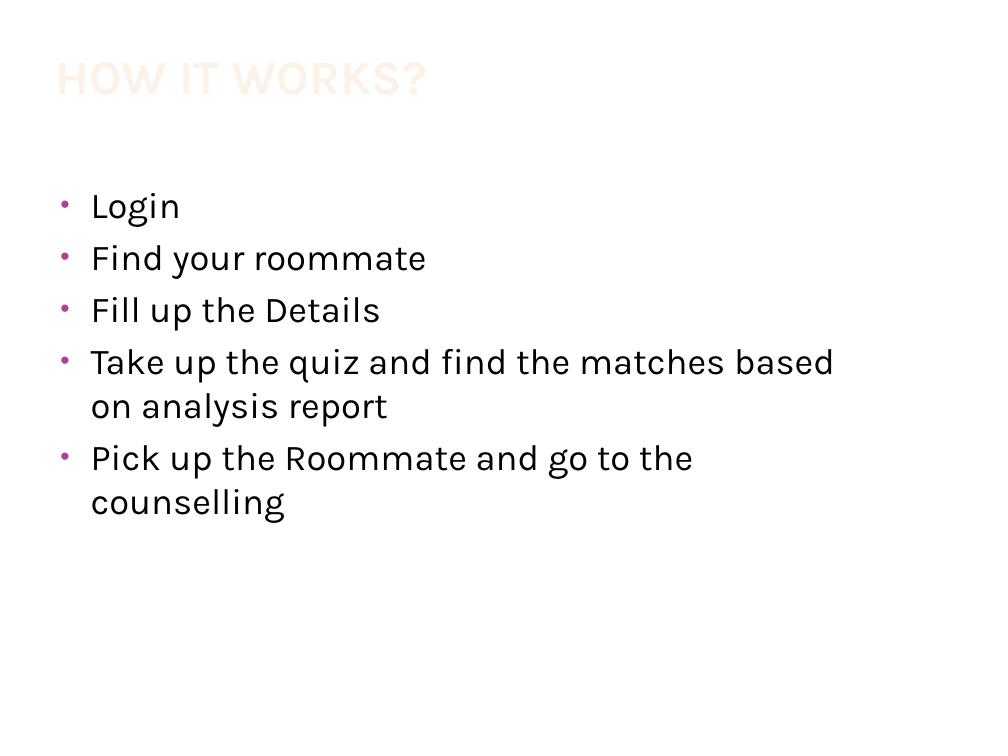
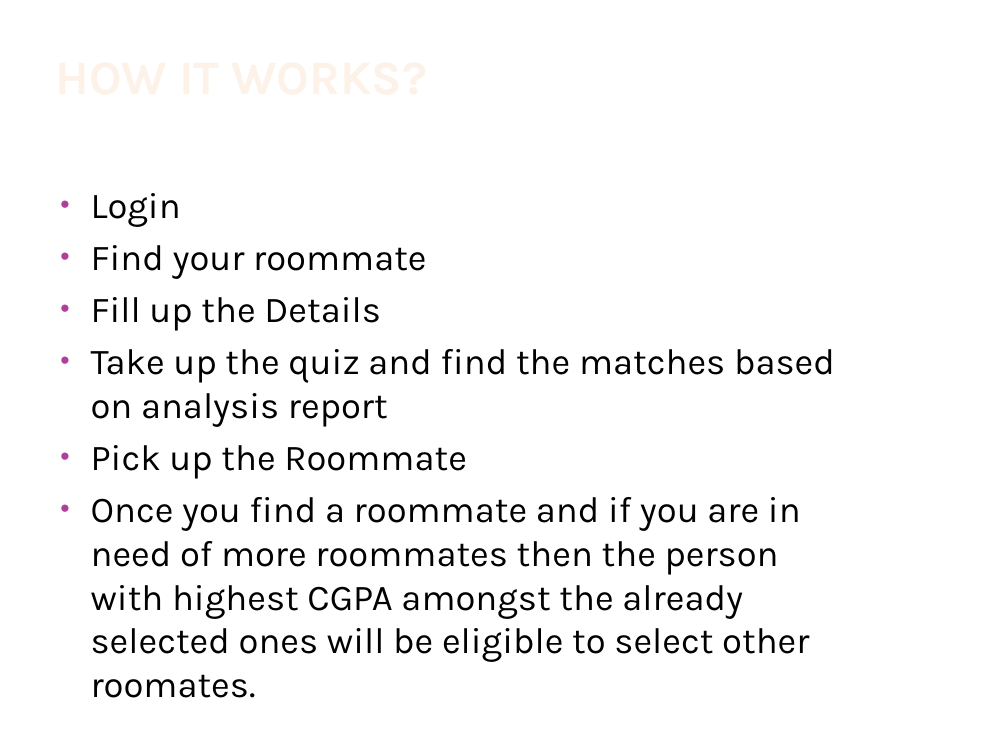
Before and after one commit to IshitaGuptaa/Team-7, a slide deck: slide 4 of Room Allocation Aid.pptx. Drawn at 1008x756 pixels with LibreOffice and Linux fonts; fonts in the diff are those of the drawing; background and template pictures are left out. Boxes give left, top, right and bottom in pixels: in the first picture for what was removed or moved away, otherwise in the second. Text is boxed around its words. In the diff, an @@ line names an element or a change of style, - is before the commit and + after.

```diff
--- a/Room Allocation Aid.pptx
+++ b/Room Allocation Aid.pptx
@@ text at (x1=91, y1=445, x2=809, y2=698): text changed @@
-• Pick up the Roommate and go to the counselling
+• Pick up the Roommate
+• Once you find a roommate and if you are in need of more roommates then the person with highest CGPA amongst the already selected ones will be eligible to select other roomates.
```
Also in this commit, not shown: 1 other slide changed.
